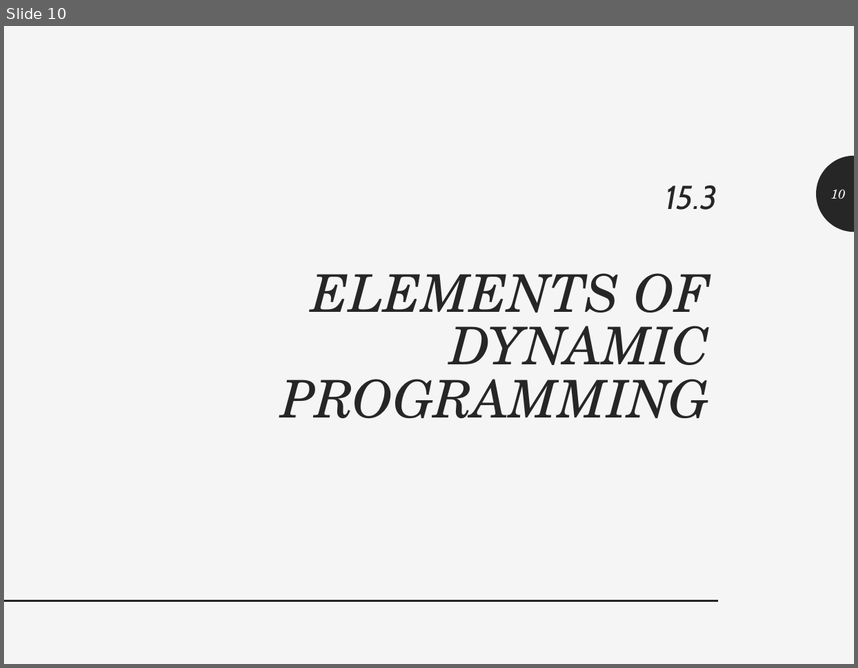
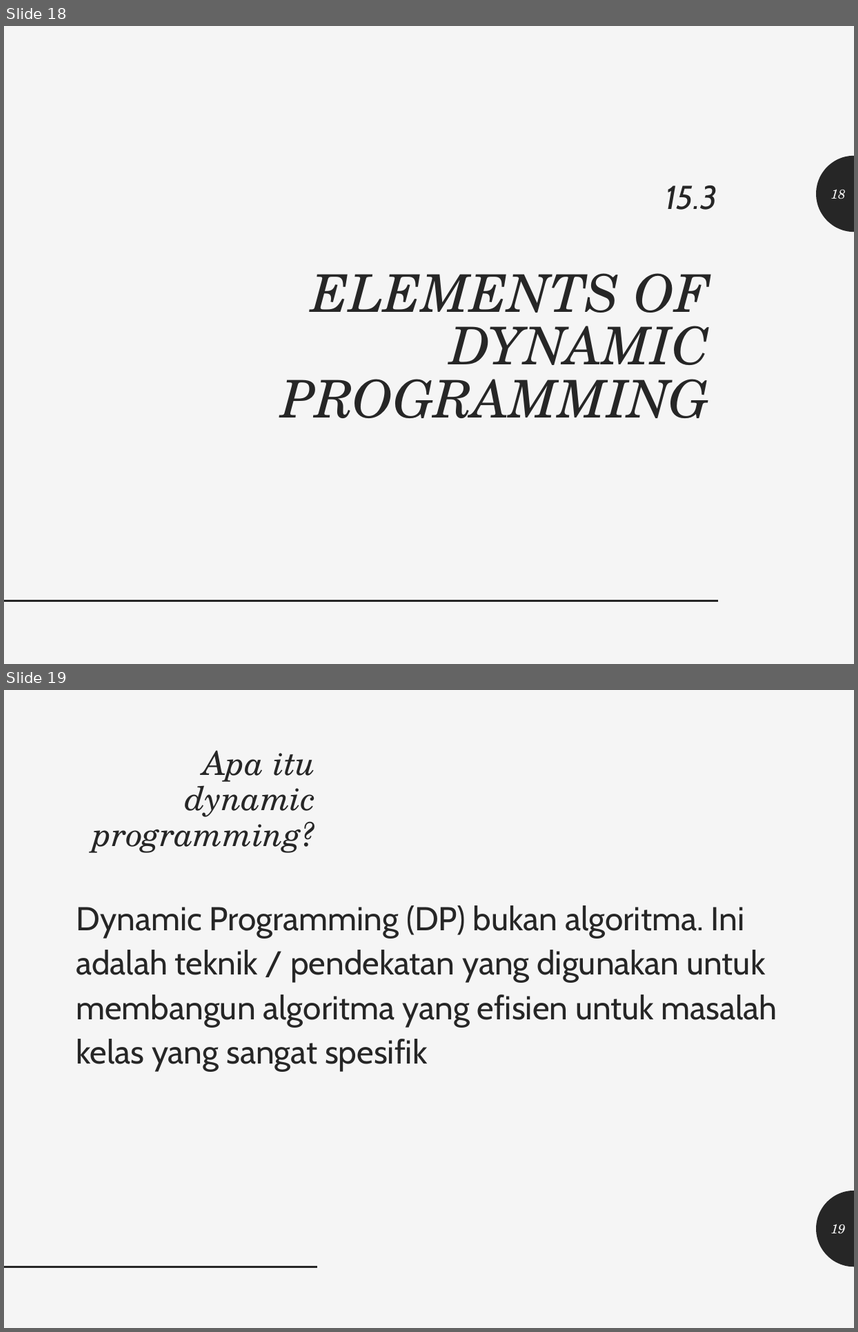
Before and after one commit to realicejoanne/analgo-01, a slide deck: Kelas - 5 (Presentasi UAS)/Analgo.pptx. Shown one above the other, each under a label of ours: slide 10 before the commit, slides 18 and 19 after it. The pictures are 858x668 and 858x1332 pixels, drawn with LibreOffice and Linux fonts; fonts in the diff are those of the drawing. Boxes give left, top, right and bottom in pixels: in the first picture for what was removed or moved away, otherwise in the second. Text is boxed around its words. In the diff, an @@ line names an element or a change of style, - is before the commit and + after.

```diff
--- a/Kelas - 5 (Presentasi UAS)/Analgo.pptx
+++ b/Kelas - 5 (Presentasi UAS)/Analgo.pptx
@@ slide 19 added at (4,690,854,1328), background #F5F5F5 @@
@@ title added at (93,750,317,853), 28 pt, text #262626, italic @@
+Apa itu dynamic programming?
@@ text added at (76,905,777,1071), 28 pt, text #262626 @@
+Dynamic Programming (DP) bukan algoritma. Ini adalah teknik / pendekatan yang digunakan untuk membangun algoritma yang efisien untuk masalah kelas yang sangat spesifik
@@ freeform shape added at (816,1190,854,1266), fill #262626 @@
@@ page number added at (831,1223,846,1234), 11 pt, text #F5F5F5, italic @@
+19
@@ line added from (4, 1266) to (318, 1266), #262626 2 pt @@
@@ what was slide 10 is now slide 18 @@
@@ page number at (831,189,846,199): text changed @@
-10
+18
```
Also in this commit, not shown: 1 slide changed, 19 other slides added, 4 other files.
